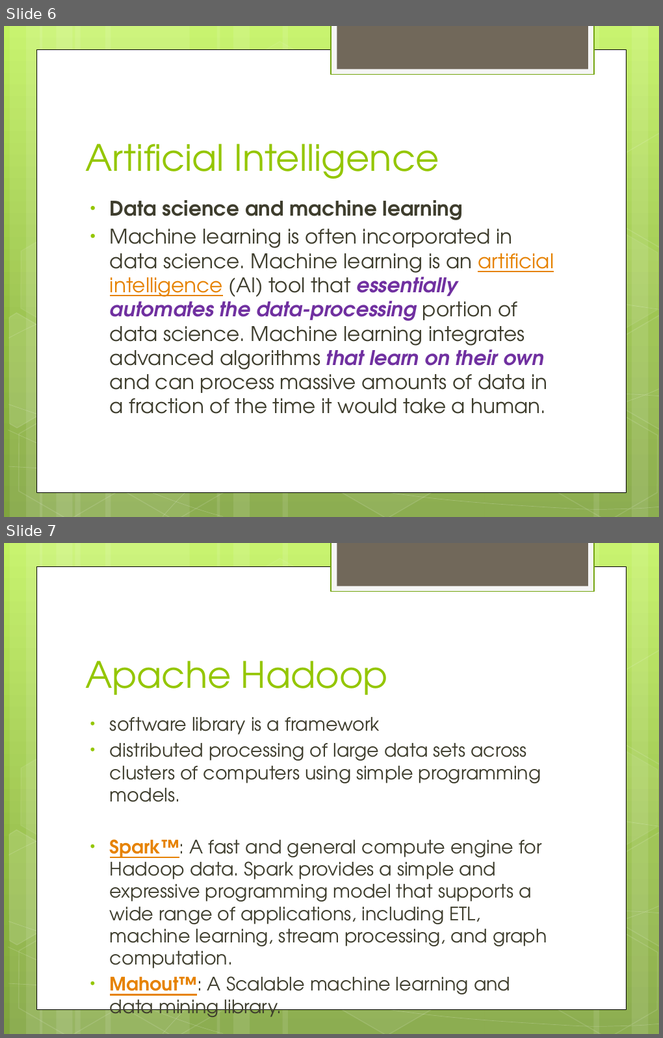
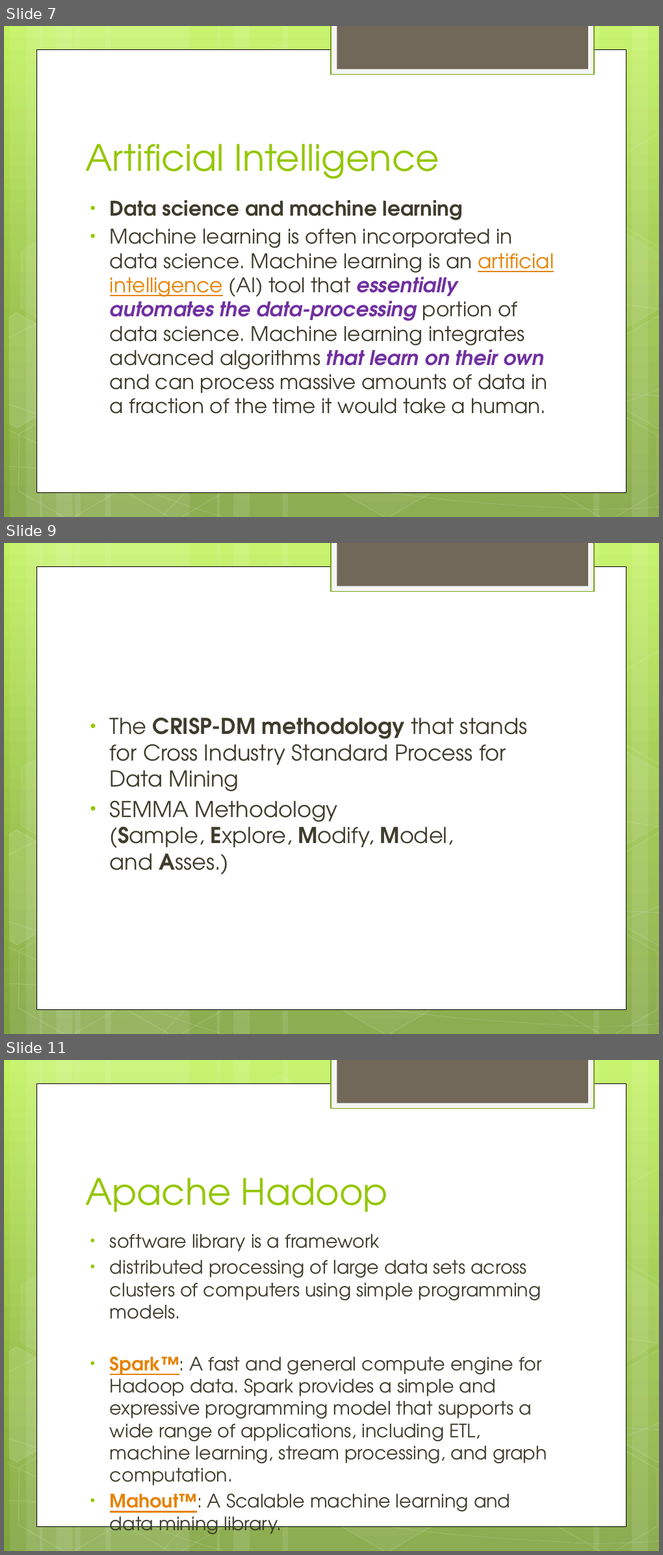
Before and after one commit to gpavankumar1974/Rprogram, a slide deck: Data Science.pptx. Shown one above the other, each under a label of ours: slides 6 and 7 before the commit, slides 7, 9 and 11 after it; the slides between them are not shown. The pictures are 663x1038 and 663x1555 pixels, drawn with LibreOffice and Linux fonts; fonts in the diff are those of the drawing. Boxes give left, top, right and bottom in pixels: in the first picture for what was removed or moved away, otherwise in the second. Text is boxed around its words. In the diff, an @@ line names an element or a change of style, - is before the commit and + after.

Commit message:
Data science

```diff
--- a/Data Science.pptx
+++ b/Data Science.pptx
@@ slide 9 added at box(4, 543, 659, 1034), background gradient #C3F35F to #93BF3F to #81A53E; not listed: 31 template elements that a slide beside it also shows @@
@@ text added at box(110, 717, 527, 875), 24 pt, text #3E3D2D @@
+• The CRISP-DM methodology that stands for Cross Industry Standard Process for Data Mining
+• SEMMA Methodology (Sample, Explore, Modify, Model, and Asses.)
@@ what was slide 6 is now slide 7 @@
@@ what was slide 7 is now slide 11 @@
```
Also in this commit, not shown: 6 other slides added.
